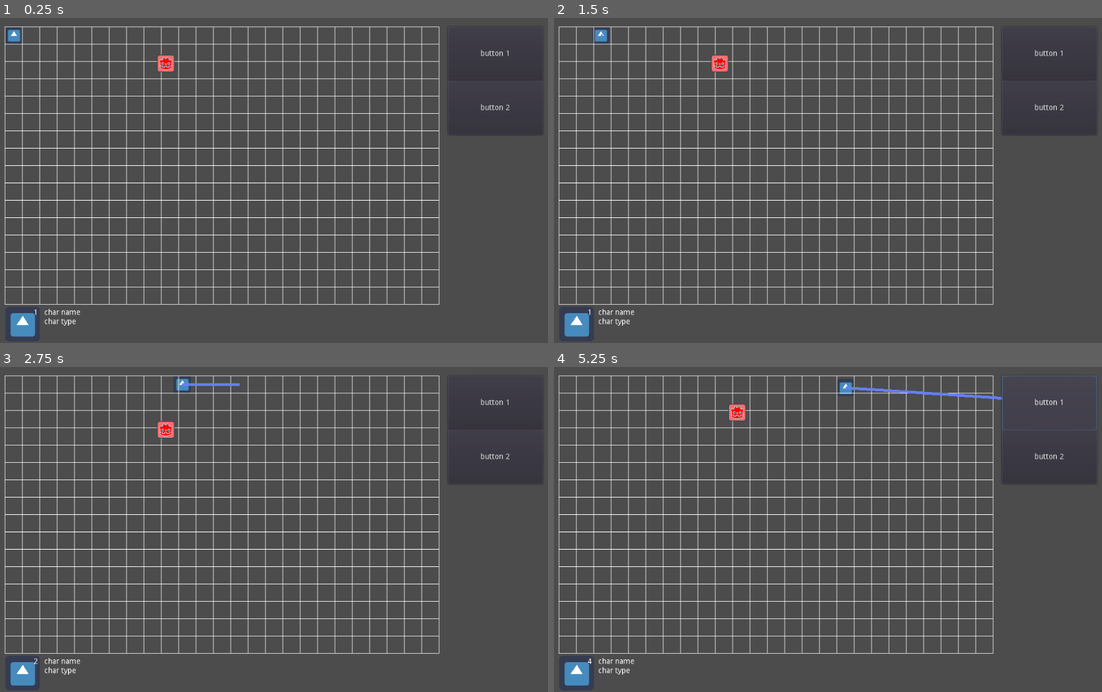
Above: before the commit, frames 1-4 (two rows, left to right).
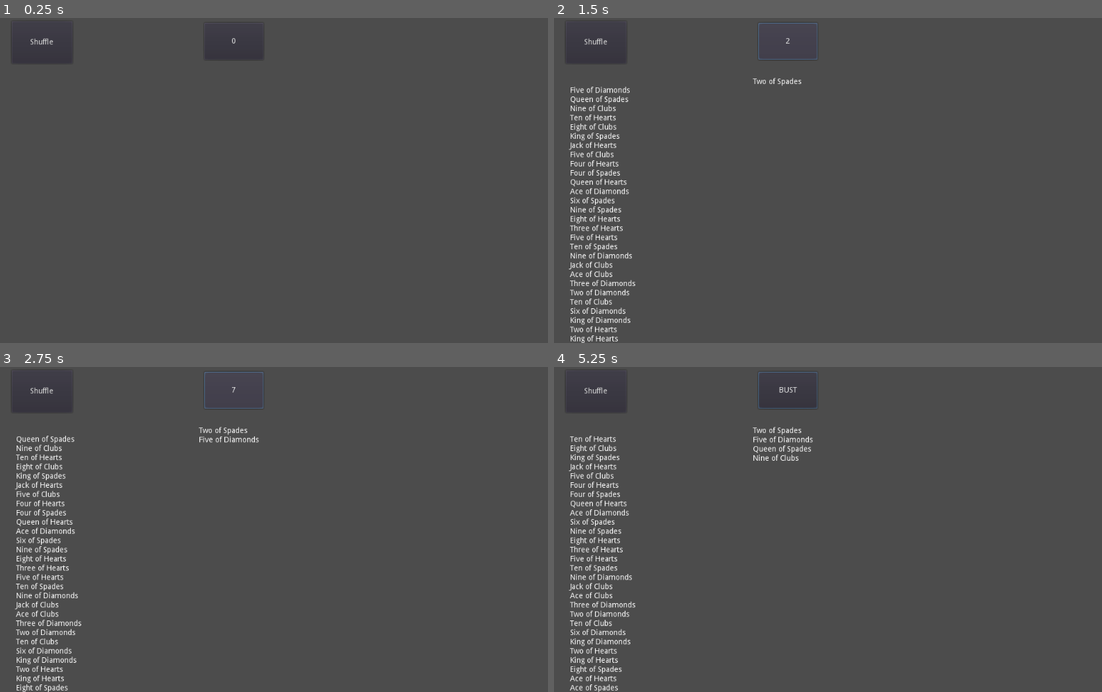
Above: after the commit, the same moments.

Repository: DevelopedAphid/Dungeons-and-Degenerate-Gamblers
Game: Godot game, scene res://CardMat.tscn
The game is run twice, just before and just after one commit, with the same random seed, the same clock (stepped at 60 frames per second) and the same inputs. Before the commit the project starts from res://GUI.tscn. The engine's default icon, where the game draws it, is replaced by a stand-in: a white triangle on a blue panel in a dark square.
Inputs (mouse positions are in pixels of both pictures, inside the frame that each line leads up to):
- Up to frame 1 (0.25 s): no input
- Up to frame 2 (1.5 s): click (597, 44) at 0.5 s, where only the run after the commit has a clickable "Shuffle"; click (789, 40) at 1.25 s, where only the run after the commit has a clickable "0"
- Up to frame 3 (2.75 s): click (235, 389) at 2 s, where only the run after the commit has a clickable "2"
- Up to frame 4 (5.25 s): click (789, 389) at 2.75 s, where only the run after the commit has a clickable "7"; click (789, 389) at 3.5 s, where only the run after the commit has a clickable "17"; click (789, 389) at 4.25 s, where only the run after the commit has a clickable "BUST"; click (1047, 402) at 5 s, where only the run before the commit has a clickable "button 1"

The runs differ from the first frame. In frame 1, 9.5% of the frame differs, in the area x 0-99%, y 2-99%; in frame 2, 11%; in frame 3, 12%; in frame 4, 12%, in the area x 0-100%, y 1-100%.

Commit message:
Blackjack prototype
- Adds hit button, takes top card and plays it adding to score. Once score > 20 you either win or bust
- Shuffling resets game

Diff:
--- a/CardMat.gd
+++ b/CardMat.gd
@@ -1,28 +1,88 @@
 extends Node2D
 
 var deck_contents = []
+var cards_in_play = []
+var score = 0
 var rng
 
 func _ready():
+	rng = RandomNumberGenerator.new()
+	rng.randomize()
+
+	reset_game()
+
+func reset_game():
+	deck_contents = []
+	cards_in_play = []
+	score = 0
+
+	get_node("DeckLabel").text = ""
+	get_node("InPlayLabel").text = ""
+	get_node("HitButton").text = "0"
+
 	for n in 52:
 		deck_contents.append(n+1)
 
-	rng = RandomNumberGenerator.new()
-	rng.randomize()
+func _on_ShuffleButton_pressed():
+	reset_game()
 
-func _on_ShuffleButton_pressed():
-	var deck_label = get_node("DeckLabel")
-
-	deck_label.text = ""
-
+	#shuffle the deck
 	for i in deck_contents.size():
 		var random = i + rng.randi_range(0,51 - i)
 		var temp = deck_contents[random]
 		deck_contents[random] = deck_contents[i]
 		deck_contents[i] = temp
 
+	update_deck_contents_list()
+
+
+func _on_HitButton_pressed():
+	if score > 20:
+		return
+
+	#move top card from deck to be bottom of in play list
+	var top_card = deck_contents[0]
+	cards_in_play.append(top_card)
+	deck_contents.pop_front()
+
+	update_deck_contents_list()
+	update_cards_in_play_list()
+
+	score = score + get_card_value(top_card)
+
+	var hit_button = get_node("HitButton")
+	hit_button.text = str(score)
+
+	if score > 21:
+		hit_button.text = "BUST"
+
+func update_deck_contents_list():
+	var deck_label = get_node("DeckLabel")
+	deck_label.text = ""
+
 	for card in deck_contents:
 		if card < 10:
 			deck_label.text = deck_label.text + "\n" + CardList.card_dictionary.get("00" + str(card)).name
 		else:
 			deck_label.text = deck_label.text + "\n" + CardList.card_dictionary.get("0" + str(card)).name
+
+func update_cards_in_play_list():
+	var in_play_label = get_node("InPlayLabel")
+	in_play_label.text = ""
+
+	for card in cards_in_play:
+		if card < 10:
+			in_play_label.text = in_play_label.text + "\n" + CardList.card_dictionary.get("00" + str(card)).name
+		else:
+			in_play_label.text = in_play_label.text + "\n" + CardList.card_dictionary.get("0" + str(card)).name
+
+func get_card_value(card) -> int:
+	var card_value
+	if card < 10:
+		card_value = CardList.card_dictionary.get("00" + str(card)).value
+	else:
+		card_value = CardList.card_dictionary.get("0" + str(card)).value
+	if typeof(card_value) == 4: #if value is a string
+		if card_value == "J" || card_value == "Q" || card_value == "K":
+			card_value = 10
+	return card_value
--- a/CardMat.tscn
+++ b/CardMat.tscn
@@ -24,4 +24,24 @@
 "_edit_use_anchors_": false
 }
 
+[node name="HitButton" type="Button" parent="."]
+margin_left = 383.0
+margin_top = 9.0
+margin_right = 492.0
+margin_bottom = 77.0
+text = "0"
+__meta__ = {
+"_edit_use_anchors_": false
+}
+
+[node name="InPlayLabel" type="Label" parent="."]
+margin_left = 373.0
+margin_top = 94.0
+margin_right = 532.0
+margin_bottom = 332.0
+__meta__ = {
+"_edit_use_anchors_": false
+}
+
 [connection signal="pressed" from="ShuffleButton" to="." method="_on_ShuffleButton_pressed"]
+[connection signal="pressed" from="HitButton" to="." method="_on_HitButton_pressed"]
--- a/project.godot
+++ b/project.godot
@@ -11,7 +11,7 @@
 [application]
 
 config/name="Dungeons and Degenerate Gamblers"
-run/main_scene="res://GUI.tscn"
+run/main_scene="res://CardMat.tscn"
 config/icon="res://icon.png"
 
 [autoload]
Not shown: 1 places in GUI.tscn that only renumber resources
